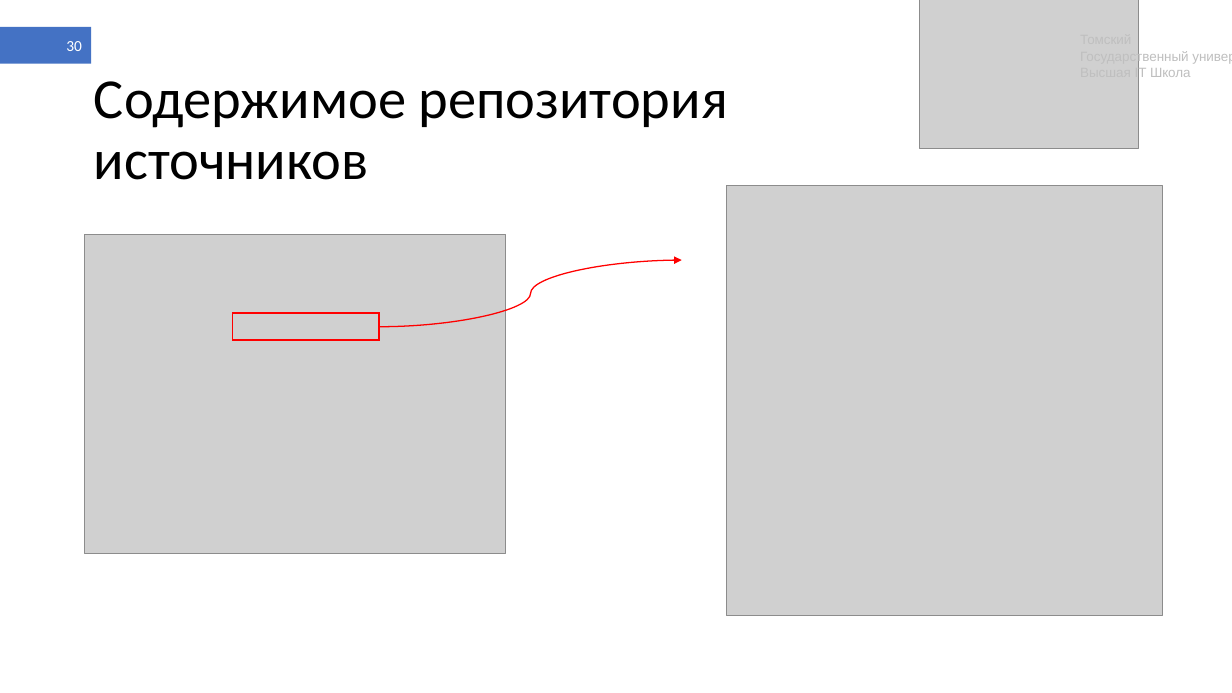
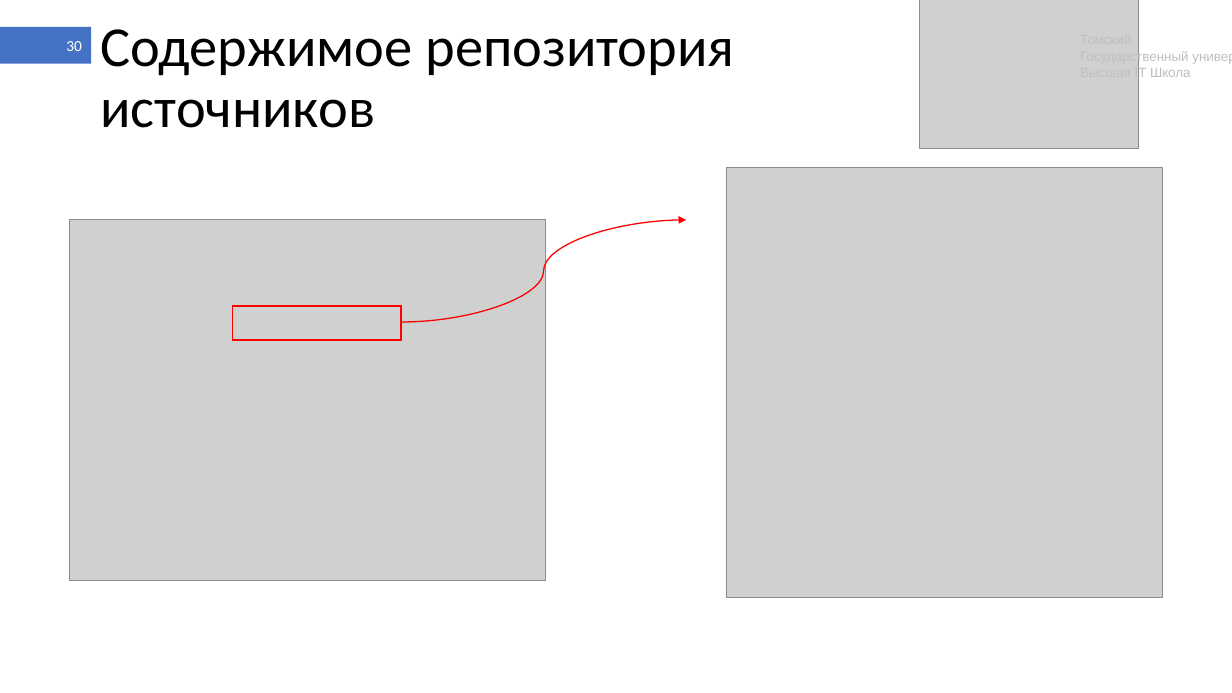
Before and after one commit to shameoff/GraduateWork, a slide deck: slide 30 of Презентация ВКР (в шаблоне).pptx. Drawn at 1232x693 pixels with LibreOffice and Linux fonts; fonts in the diff are those of the drawing; grey boxes stand for pictures. Boxes give left, top, right and bottom in pixels: in the first picture for what was removed or moved away, otherwise in the second. Text is boxed around its words. In the diff, an @@ line names an element or a change of style, - is before the commit and + after.

```diff
--- a/Презентация ВКР (в шаблоне).pptx
+++ b/Презентация ВКР (в шаблоне).pptx
@@ text "Содержимое репозитория источников" moved from (x1=94, y1=81, x2=728, y2=180) to (x1=101, y1=29, x2=734, y2=128) @@
@@ picture moved from (x1=726, y1=185, x2=1163, y2=616) to (x1=726, y1=167, x2=1163, y2=598) @@
@@ picture resized from (x1=85, y1=235, x2=506, y2=554) to (x1=70, y1=220, x2=546, y2=580) @@
@@ curved arrow moved from (380, 327) - (682, 261) to (401, 323) - (687, 220) @@
@@ rectangle resized from (x1=233, y1=313, x2=380, y2=340) to (x1=233, y1=306, x2=401, y2=340) @@
```
Also in this commit, not shown: 38 other slides changed, 1 other file.
